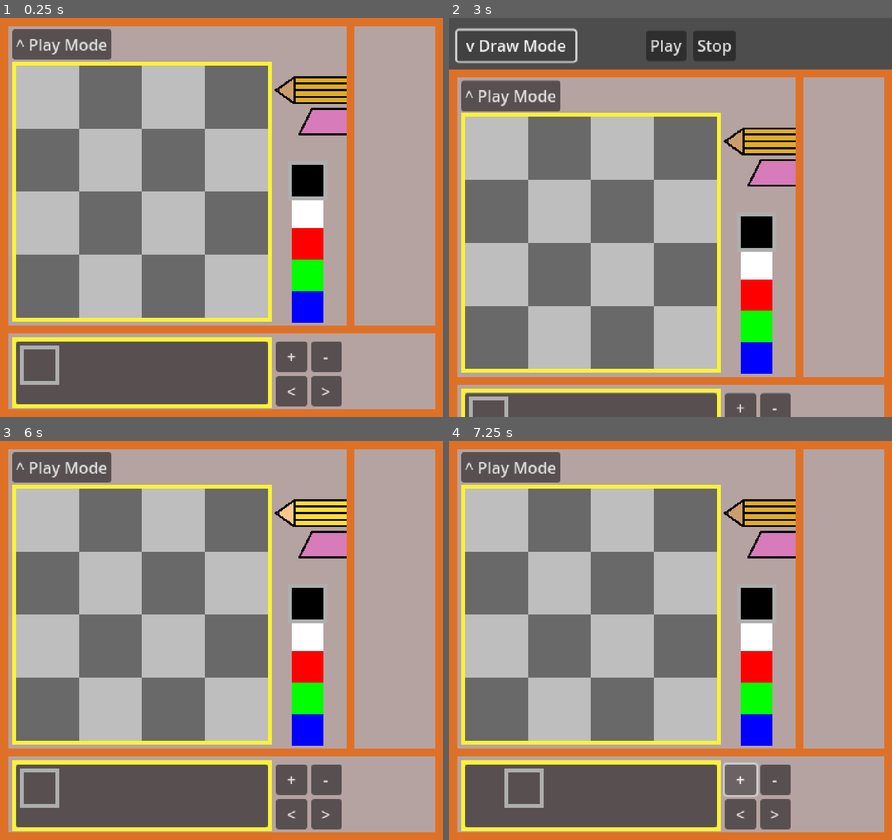
Above: before the commit, frames 1-4 (two rows, left to right).
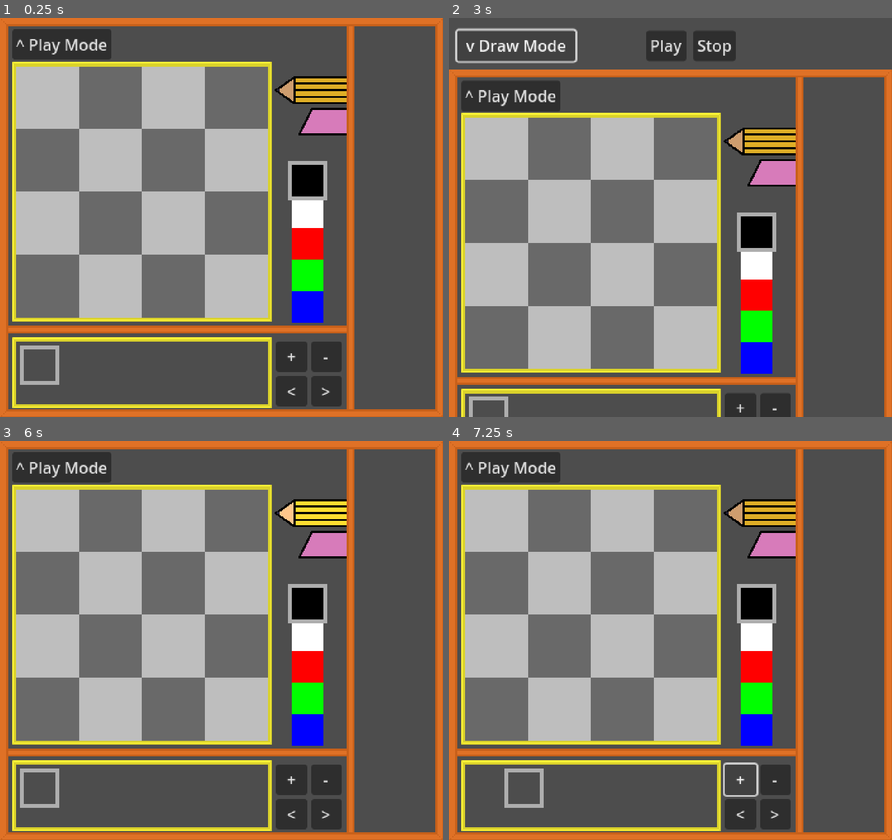
Above: after the commit, the same moments.

Repository: kennethbchen/Fireworkshop-Game
Game: Godot game, scene res://scenes/main.tscn
Two runs of this game, one before a commit and one after it. Both use one fixed random seed, a clock stepped at 60 frames per second and the inputs below. Sound files missing from this copy of the repository are replaced by a short silence.
Inputs (mouse positions are in pixels of both pictures, inside the frame that each line leads up to):
- Up to frame 1 (0.25 s): no input
- Up to frame 2 (3 s): click "^ Play Mode" at 0.5 s; click "Play" at 1.25 s; click "Play" at 2 s; click "v Draw Mode" at 2.75 s
- Up to frame 3 (6 s): click "^ Play Mode" at 3.5 s; click "Stop" at 4.25 s; click "v Draw Mode" at 5 s; click (314, 512) at 5.75 s
- Up to frame 4 (7.25 s): click "+" at 6.5 s

The runs differ from the first frame. In frame 1, 39% of the frame differs, in the area x 1-99%, y 2-99%; in frame 2, 34%; in frame 3, 39%; in frame 4, 39%.

Commit message:
Started using theme system

Diff:
--- /dev/null
+++ b/default_theme.tres
@@ -0,0 +1,34 @@
+[gd_resource type="Theme" load_steps=7 format=3 uid="uid://cf4o03b3xx7wv"]
+
+[ext_resource type="Texture2D" uid="uid://dut4j4cbxvqd4" path="res://sprites/ui_panels/ui_panels_primary.png" id="1_a0p2m"]
+[ext_resource type="Texture2D" uid="uid://bgjqwba516tvb" path="res://sprites/ui_panels/ui_panels_primary_beam.png" id="1_q015j"]
+[ext_resource type="Texture2D" uid="uid://tj4wbbq327ih" path="res://sprites/ui_panels/ui_panels_secondary.png" id="2_ltyy5"]
+
+[sub_resource type="StyleBoxTexture" id="StyleBoxTexture_bcq6p"]
+texture = ExtResource("1_q015j")
+texture_margin_left = 2.0
+texture_margin_top = 2.0
+texture_margin_right = 2.0
+texture_margin_bottom = 2.0
+
+[sub_resource type="StyleBoxTexture" id="StyleBoxTexture_2ky14"]
+texture = ExtResource("1_a0p2m")
+texture_margin_left = 8.0
+texture_margin_top = 8.0
+texture_margin_right = 8.24296
+texture_margin_bottom = 8.0
+
+[sub_resource type="StyleBoxTexture" id="StyleBoxTexture_ss2qc"]
+texture = ExtResource("2_ltyy5")
+texture_margin_left = 4.0
+texture_margin_top = 3.91879
+texture_margin_right = 4.0
+texture_margin_bottom = 4.0
+
+[resource]
+PrimaryBeam/base_type = &"PrimaryPanel"
+PrimaryBeam/styles/panel = SubResource("StyleBoxTexture_bcq6p")
+PrimaryPanel/base_type = &"Panel"
+PrimaryPanel/styles/panel = SubResource("StyleBoxTexture_2ky14")
+SecondaryPanel/base_type = &"Panel"
+SecondaryPanel/styles/panel = SubResource("StyleBoxTexture_ss2qc")
--- a/project.godot
+++ b/project.godot
@@ -34,6 +34,10 @@
 "res://sprites/": "yellow"
 }
 
+[gui]
+
+theme/custom="res://default_theme.tres"
+
 [input]
 
 debug_quit_game={
--- a/scenes/main.tscn
+++ b/scenes/main.tscn
@@ -25,9 +25,7 @@
 [ext_resource type="AudioStream" uid="uid://bid0wb4vheshh" path="res://audio/firework_launch/launch_1.wav" id="11_ptbiw"]
 [ext_resource type="AudioStream" uid="uid://cn4ww8mi2xb1n" path="res://audio/firework_explosion/explosion_1.wav" id="12_scx8a"]
 [ext_resource type="SpriteFrames" uid="uid://c6amhny3q5yl7" path="res://animations/sample_explosion.tres" id="12_wq1f7"]
-
-[sub_resource type="StyleBoxFlat" id="StyleBoxFlat_ihsxb"]
-bg_color = Color(0.71, 0.637107, 0.6319, 1)
+[ext_resource type="Theme" uid="uid://cf4o03b3xx7wv" path="res://default_theme.tres" id="15_cbng0"]
 
 [sub_resource type="StyleBoxEmpty" id="StyleBoxEmpty_vhad2"]
 
@@ -60,31 +58,59 @@
 [node name="DebugCommands" type="Node" parent="."]
 script = ExtResource("1_255dg")
 
-[node name="CreateModeUI" type="Node" parent="."]
+[node name="CreateModeUI" type="Control" parent="."]
+layout_mode = 3
+anchors_preset = 15
+anchor_right = 1.0
+anchor_bottom = 1.0
+grow_horizontal = 2
+grow_vertical = 2
+theme = ExtResource("15_cbng0")
+
+[node name="Beam" type="Panel" parent="CreateModeUI"]
+layout_mode = 0
+offset_left = 8.0
+offset_top = 312.0
+offset_right = 352.0
+offset_bottom = 320.0
+theme_type_variation = &"PrimaryBeam"
+
+[node name="Beam2" type="Panel" parent="CreateModeUI"]
+layout_mode = 0
+offset_left = 360.0
+offset_top = 8.0
+offset_right = 749.0
+offset_bottom = 16.0
+rotation = 1.57079
+theme_type_variation = &"PrimaryBeam"
+
+[node name="BorderPanel" type="Panel" parent="CreateModeUI"]
+offset_right = 450.0
+offset_bottom = 405.0
+mouse_filter = 2
+theme_type_variation = &"PrimaryPanel"
 
 [node name="TextureRect" type="TextureRect" parent="CreateModeUI"]
+visible = false
+layout_mode = 1
 anchors_preset = 8
 anchor_left = 0.5
 anchor_top = 0.5
 anchor_right = 0.5
 anchor_bottom = 0.5
-offset_left = -225.0
-offset_top = -202.5
-offset_right = 225.0
-offset_bottom = 202.5
+offset_right = 450.0
+offset_bottom = 405.0
 grow_horizontal = 2
 grow_vertical = 2
 texture = ExtResource("7_kl15m")
-
-[node name="Panel" type="Panel" parent="CreateModeUI/TextureRect"]
-z_index = -1
-layout_mode = 1
-anchors_preset = 15
-anchor_right = 1.0
-anchor_bottom = 1.0
-grow_horizontal = 2
-grow_vertical = 2
-theme_override_styles/panel = SubResource("StyleBoxFlat_ihsxb")
+metadata/_edit_lock_ = true
+
+[node name="DrawingAreaPanel" type="Panel" parent="CreateModeUI"]
+offset_left = 12.0
+offset_top = 44.0
+offset_right = 276.0
+offset_bottom = 308.0
+theme_type_variation = &"SecondaryPanel"
 
 [node name="DrawingArea" type="TextureRect" parent="CreateModeUI"]
 offset_left = 16.0
@@ -188,6 +214,7 @@
 offset_right = 272.0
 offset_bottom = 392.0
 script = ExtResource("9_2c0ij")
+metadata/_edit_group_ = true
 
 [node name="Panel" type="Panel" parent="CreateModeUI/FlipbookNavigator"]
 clip_contents = true
@@ -195,11 +222,18 @@
 anchors_preset = 15
 anchor_right = 1.0
 anchor_bottom = 1.0
+offset_left = -4.0
+offset_top = -4.0
+offset_right = 4.0
+offset_bottom = 4.0
 grow_horizontal = 2
 grow_vertical = 2
+theme = ExtResource("15_cbng0")
+theme_type_variation = &"SecondaryPanel"
 
 [node name="SelectionCursor" type="Panel" parent="CreateModeUI/FlipbookNavigator/Panel"]
 visible = false
+z_index = -1
 layout_mode = 0
 offset_left = 8.0
 offset_top = 16.0
@@ -228,6 +262,7 @@
 [node name="ScrollContainer" type="ScrollContainer" parent="CreateModeUI/FlipbookNavigator/VBoxContainer"]
 layout_mode = 2
 size_flags_vertical = 3
+theme = ExtResource("15_cbng0")
 follow_focus = true
 vertical_scroll_mode = 0
 
Binary file added: sprites/ui_panels/ui_panels_primary.png
Not shown, added: sprites/ui_panels/ui_panels_primary.png.import
Binary file added: sprites/ui_panels/ui_panels_primary_beam.png
Not shown, added: sprites/ui_panels/ui_panels_primary_beam.png.import
Binary file added: sprites/ui_panels/ui_panels_secondary.png
Not shown, added: sprites/ui_panels/ui_panels_secondary.png.import
